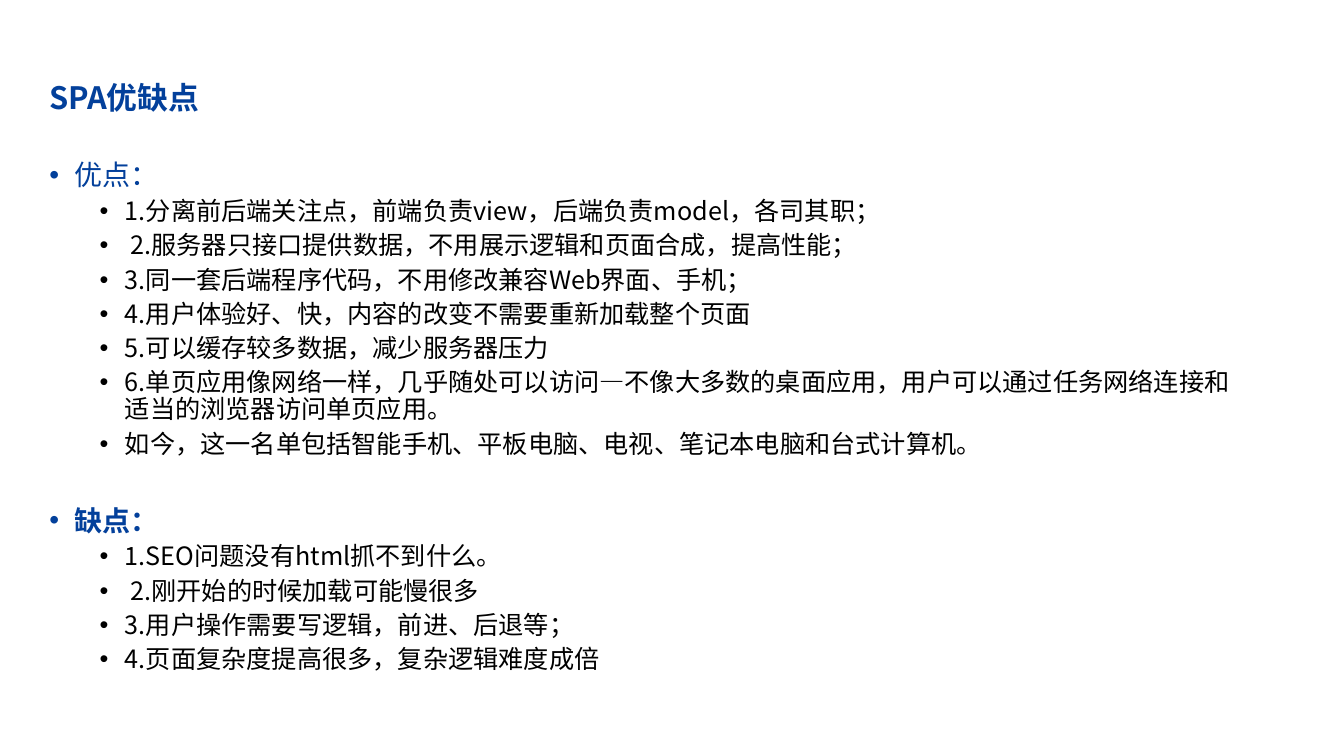
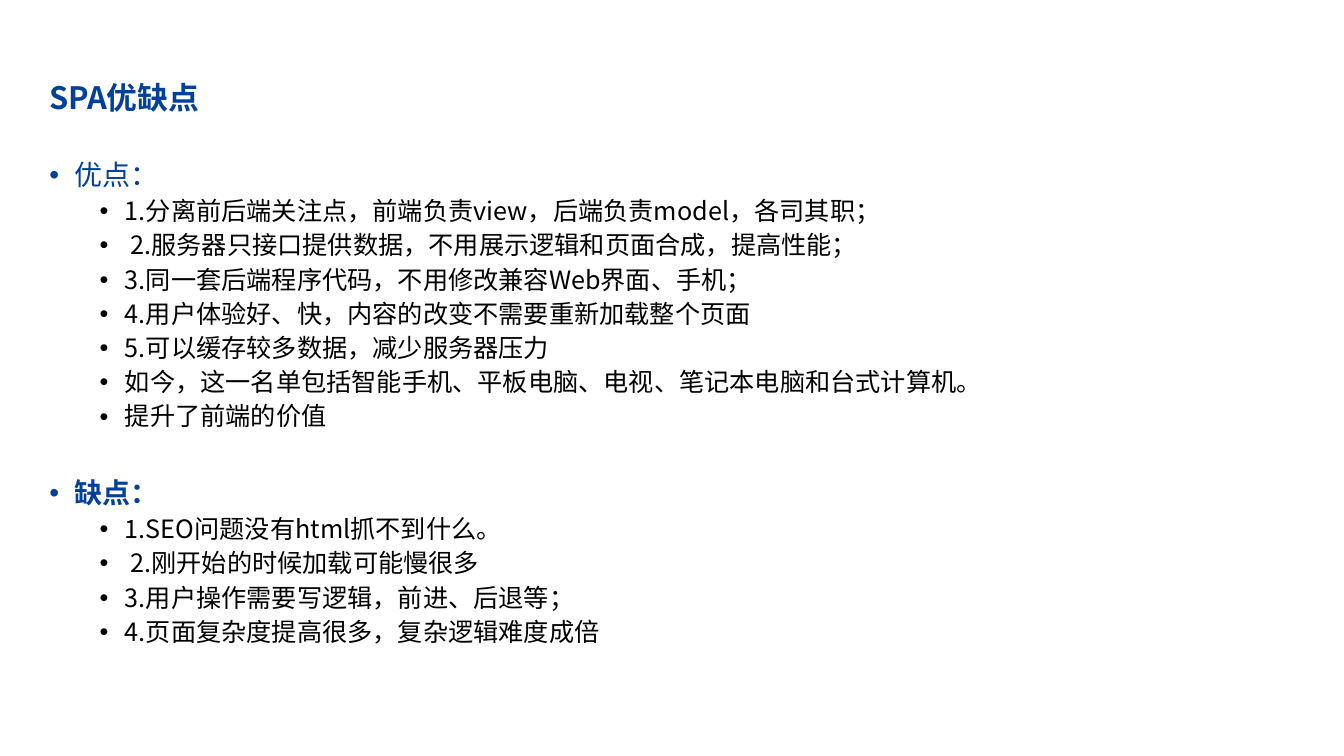
Before and after one commit to highh5/highh5.github.io, a slide deck: slide 6 of 其它提交/Vue-router.pptx. Drawn at 1344x756 pixels with LibreOffice and Linux fonts; fonts in the diff are those of the drawing; background and template pictures are left out. Boxes give left, top, right and bottom in pixels: in the first picture for what was removed or moved away, otherwise in the second. Text is boxed around its words. In the diff, an @@ line names an element or a change of style, - is before the commit and + after.

```diff
--- a/其它提交/Vue-router.pptx
+++ b/其它提交/Vue-router.pptx
@@ text at box(125, 369, 1230, 420): paragraph removed @@
-  • 6.单页应用像网络一样，几乎随处可以访问—不像大多数的桌面应用，用户可以通过任务网络连接和适当的浏览器访问单页应用。
@@ text at box(125, 403, 327, 427): paragraph added @@
+  • 提升了前端的价值
```
Also in this commit, not shown: 1 other slide changed, 18 other files.
